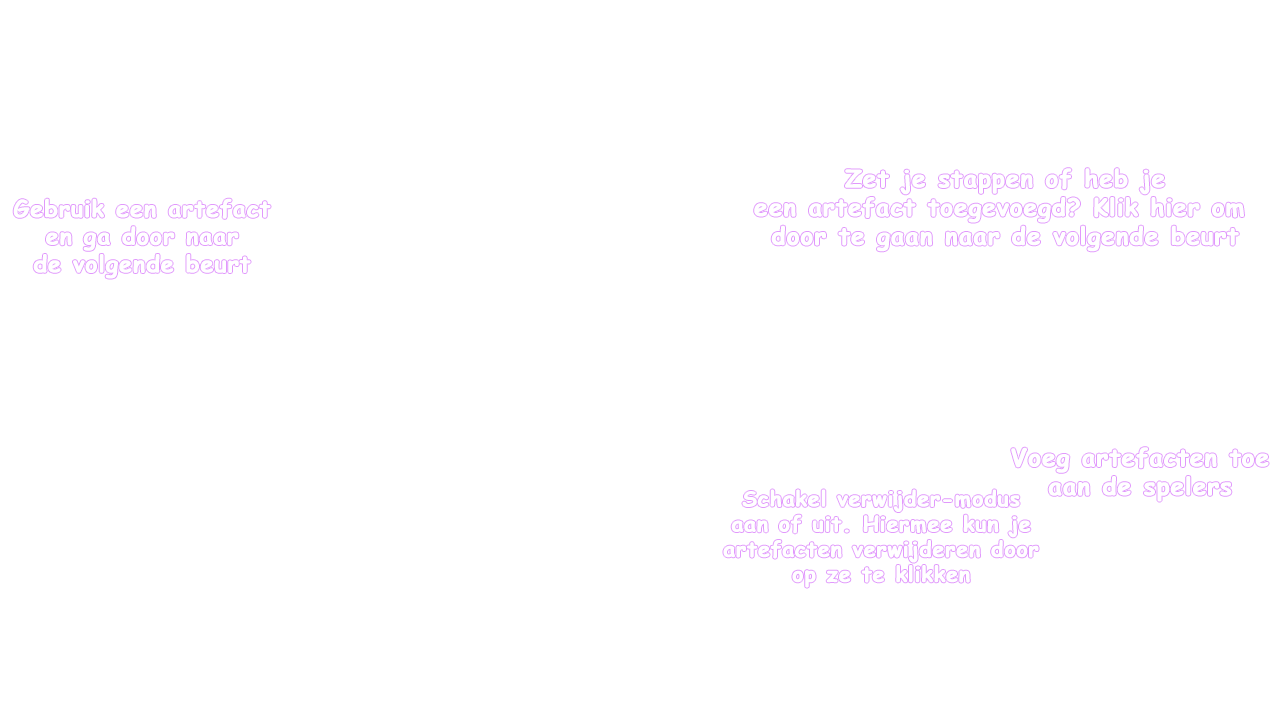
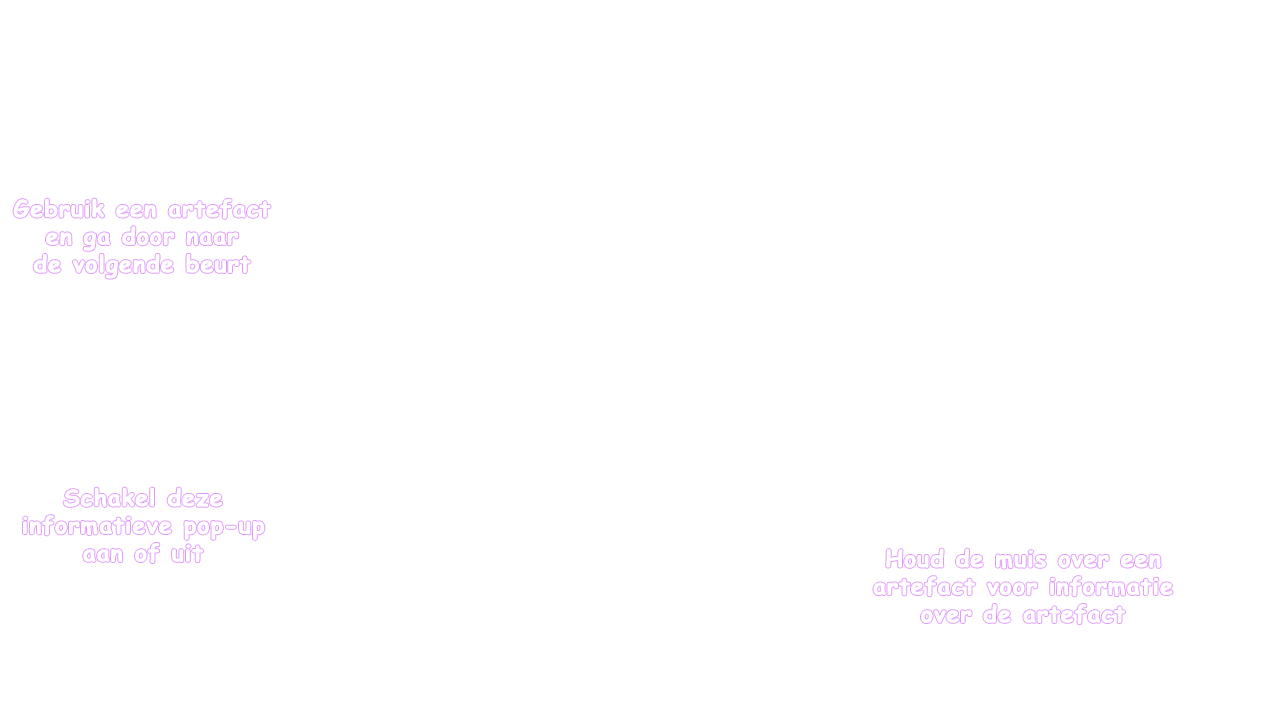
Layer changes from the first 1280 x 720 image to the second:
removed layer "Zet je stappen of heb je een artefact toegevoegd? Klik hier om" over [754, 168, 1244, 252]
removed layer "Voeg artefacten toe aan de spelers" over [1011, 447, 1269, 502]
added layer "Houd de muis over een artefact voor informatie over de artefact" above "Gebruik een artefact en ga door naar de volgende beurt" over [873, 548, 1173, 624]
removed layer "Schakel verwijder-modus aan of uit. Hiermee kun je artefacten v" over [723, 489, 1039, 588]
added layer "tutorial" above "Layer 7" over [22, 486, 266, 564]
added layer "Layer 7" above "Layer 2" over [1005, 462, 1041, 539]
painted on "Layer 2" over [933, 167, 1164, 625]
